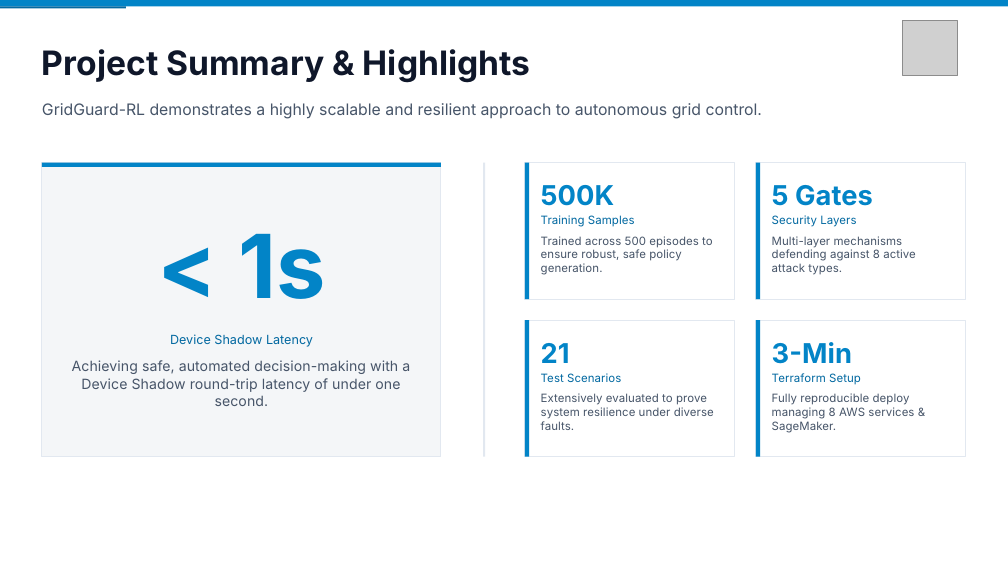
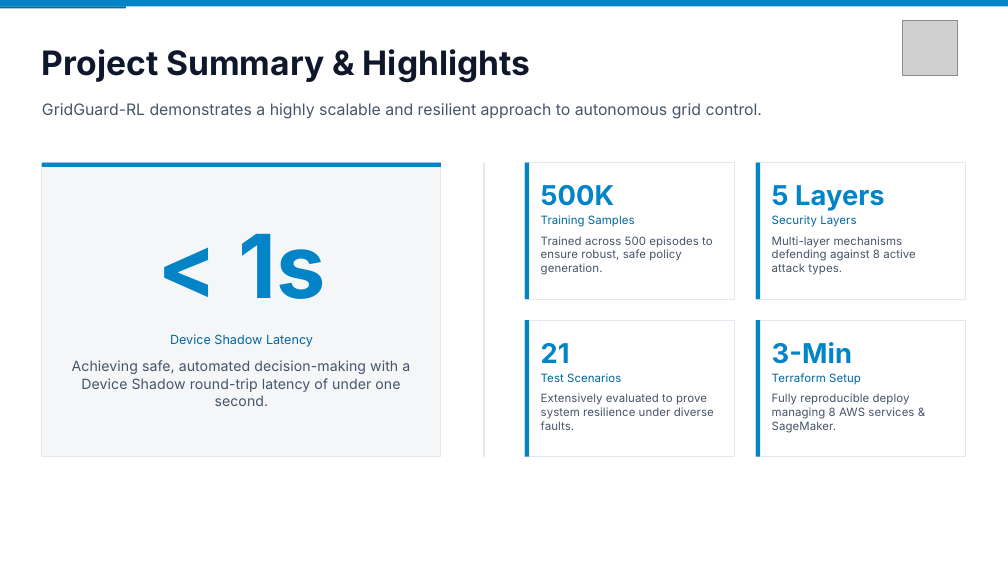
Before and after one commit to hrshimpi/power-grid-iot-RL-pipeline, a slide deck: slide 22 of docs/Grid-RL Presentation.pptx (slide 13 before the commit). Drawn at 1008x567 pixels with LibreOffice and Linux fonts; fonts in the diff are those of the drawing; grey boxes stand for pictures. Boxes give left, top, right and bottom in pixels: in the first picture for what was removed or moved away, otherwise in the second. Text is boxed around its words. In the diff, an @@ line names an element or a change of style, - is before the commit and + after.

```diff
--- a/docs/Grid-RL Presentation.pptx
+++ b/docs/Grid-RL Presentation.pptx
@@ text at (772, 185, 885, 211): text changed @@
-5 Gates
+5 Layers
```
Also in this commit, not shown: 4 other slides changed, 11 slides added.
